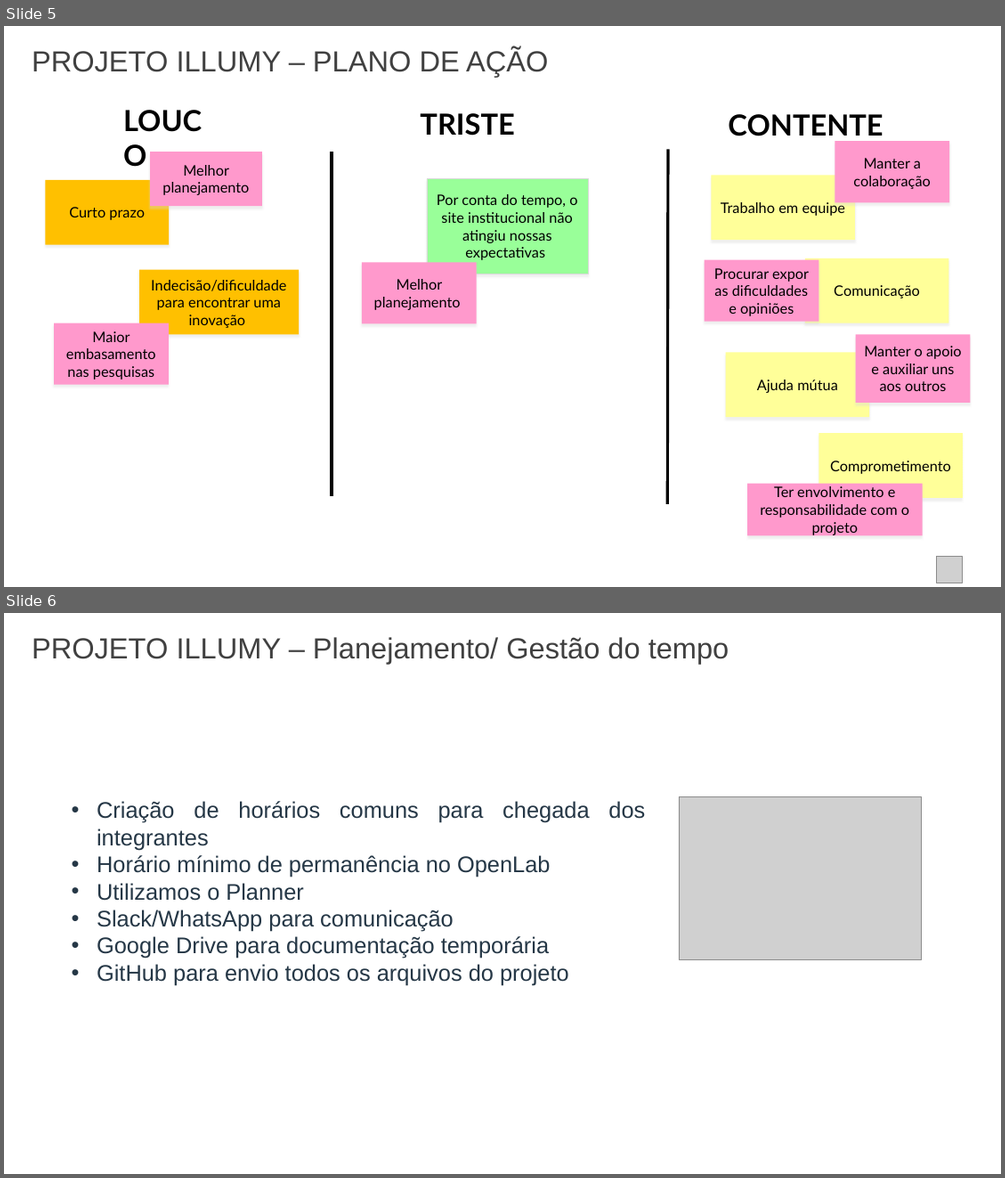
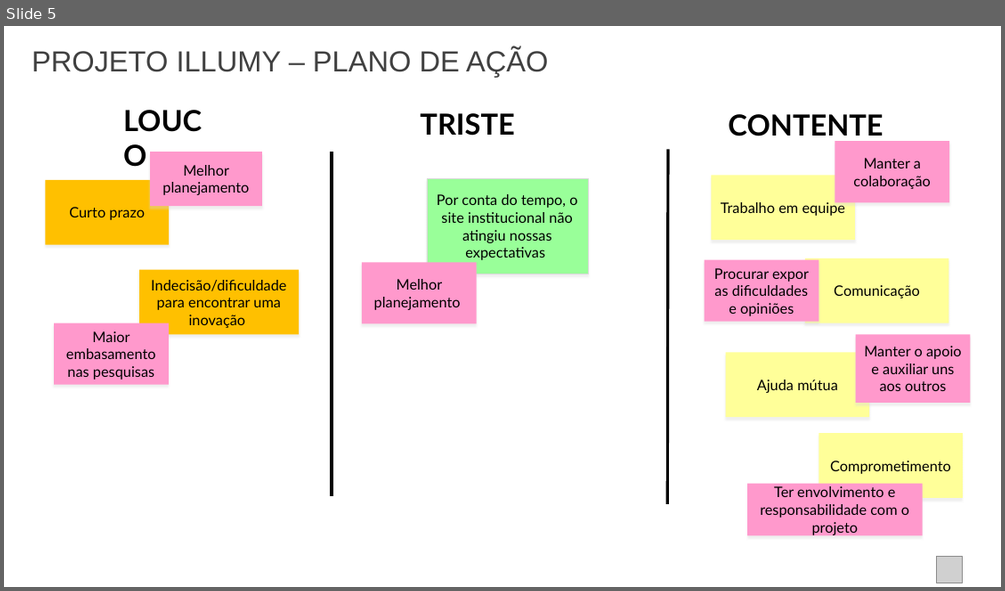
Before and after one commit to guimingardi/C-ynvest, a slide deck: Documentação/Sprint-2/Pesquisa e Inovacao- lições aprendidas.pptx. Shown one above the other, each under a label of ours: slides 5 and 6 before the commit, slide 5 after it. The pictures are 1005x1178 and 1005x591 pixels, drawn with LibreOffice and Linux fonts; fonts in the diff are those of the drawing; grey boxes stand for pictures. Boxes give left, top, right and bottom in pixels: in the first picture for what was removed or moved away, otherwise in the second. Text is boxed around its words. In the diff, an @@ line names an element or a change of style, - is before the commit and + after.

```diff
--- a/Documentação/Sprint-2/Pesquisa e Inovacao- lições aprendidas.pptx
+++ b/Documentação/Sprint-2/Pesquisa e Inovacao- lições aprendidas.pptx
@@ slide 6 removed at bbox=[4, 613, 1001, 1174], background #FFFFFF @@
@@ text removed at bbox=[32, 637, 729, 664] @@
-PROJETO ILLUMY – Planejamento/ Gestão do tempo
@@ picture removed at bbox=[679, 796, 921, 959] @@
@@ text removed at bbox=[97, 801, 645, 985] @@
-• Criação de horários comuns para chegada dos integrantes
-• Horário mínimo de permanência no OpenLab
-• Utilizamos o Planner
-• Slack/WhatsApp para comunicação
-• Google Drive para documentação temporária
-• GitHub para envio todos os arquivos do projeto
```
Also in this commit, not shown: 1 slide changed, 3 other slides removed.
